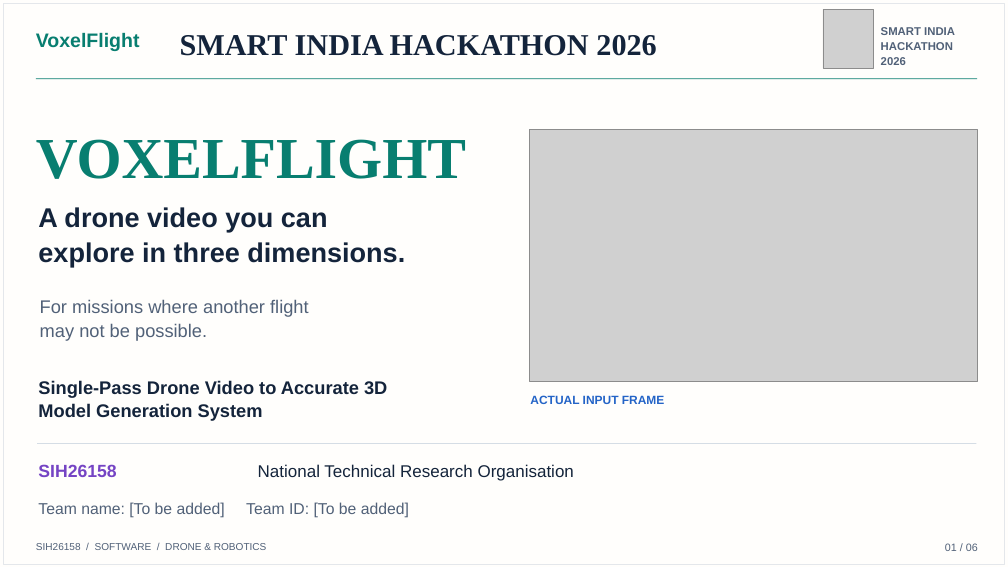
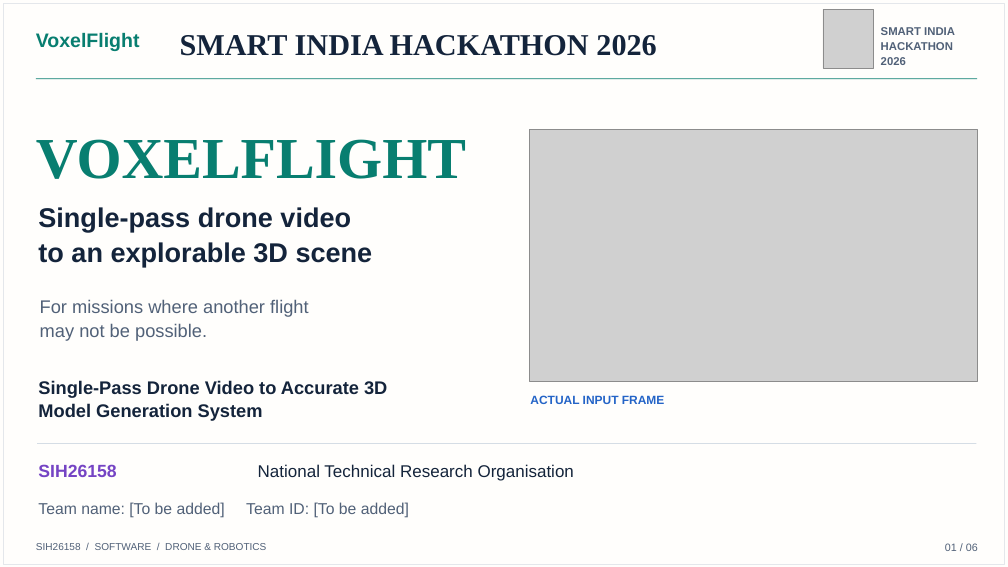
Before and after one commit to Suman1108-beep/voxelflight, a slide deck: slide 1 of submission/VoxelFlight_SIH2026_Presentation.pptx. Drawn at 1008x567 pixels with LibreOffice and Linux fonts; fonts in the diff are those of the drawing; grey boxes stand for pictures. Boxes give left, top, right and bottom in pixels: in the first picture for what was removed or moved away, otherwise in the second. Text is boxed around its words. In the diff, an @@ line names an element or a change of style, - is before the commit and + after.

```diff
--- a/submission/VoxelFlight_SIH2026_Presentation.pptx
+++ b/submission/VoxelFlight_SIH2026_Presentation.pptx
@@ text at [38,207,373,267]: text changed @@
-A drone video you can
-explore in three dimensions.
+Single-pass drone video
+to an explorable 3D scene
```
Also in this commit, not shown: 1 other slide changed, 4 slides added, 4 slides removed, 5 other files.
